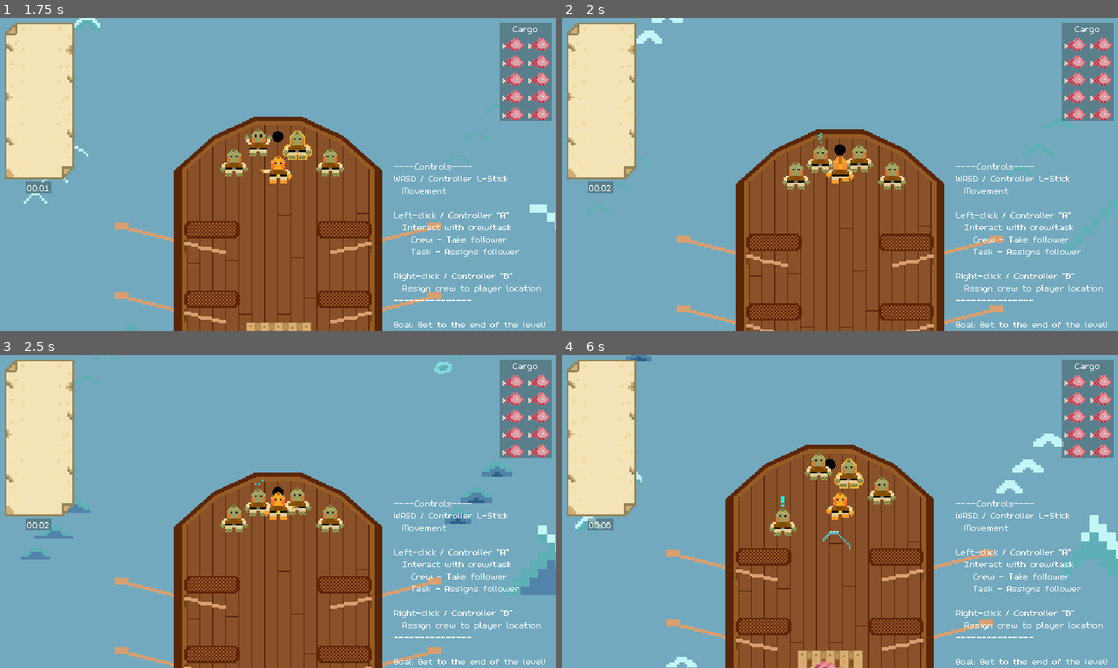
Above: before the commit, frames 1-4 (two rows, left to right).
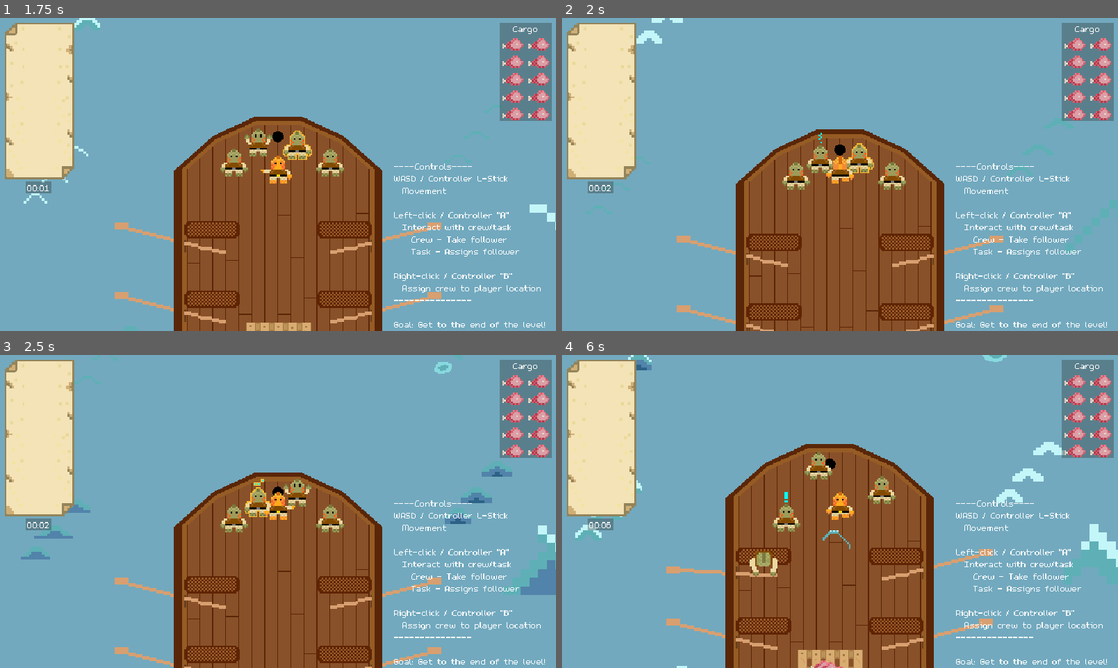
Above: after the commit, the same moments.

Repository: Splashy-Inc/splish-splashisson
Game: Godot game, scene res://Scenes/playground.tscn
Same seed, same stepped clock (60 frames per second), same inputs: the game is played once before the commit and once after it.
Inputs:
- Up to frame 1 (1.75 s): hold I (interact) 0.53-1.28 s; hold W (up) from 0.53 s (still down); tap I (interact) at 1.35 s
- Up to frame 2 (2 s): keep holding W (up)
- Up to frame 3 (2.5 s): release W (up) at 2.03 s; hold A (left) from 2.03 s (still down); hold O (location) from 2.03 s (still down); tap I (interact) at 2.3 s
- Up to frame 4 (6 s): release O (location) at 2.78 s; tap I (interact) at 2.85, 4.55, 5.85 s; release A (left) at 3.53 s; hold S (down) 3.53-4.28 s; hold I (interact) 3.53-4.28 s; hold D (right) 4.28-5.03 s; tap O (location) at 4.35 s; hold W (up) 5.03-5.78 s; hold I (interact) 5.03-5.78 s; hold D (right) from 5.78 s (still down)

Frame 1 is identical in both runs. In frame 2, less than 0.1% of the frame differs, in the area x 51-57%, y 40-50%; in frame 3, 0.4%; in frame 4, 4.5%, in the area x 2-100%, y 0-100%.

Commit message:
Make rat hole not targetable

Diff:
--- a/Scripts/rat_hole.gd
+++ b/Scripts/rat_hole.gd
@@ -15,3 +15,6 @@
 func _on_rat_died(rat: Rat):
 	remove_child(rat)
 	$SpawnTimer.start()
+
+func is_targetable():
+	return false
